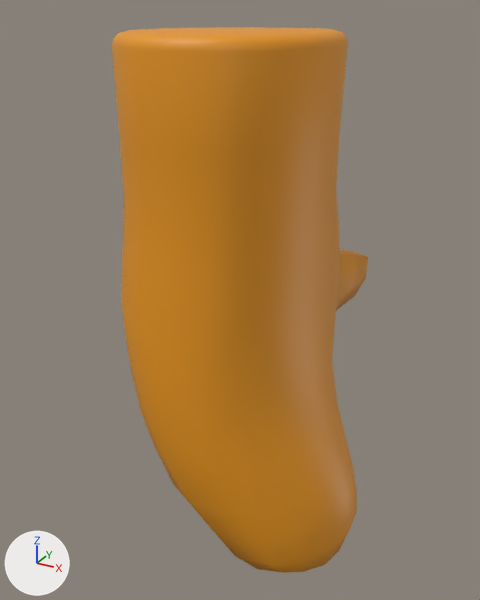
A saved change to the FBX model Assets/_GameFolder/Models/Glove/GloveMannequin.fbx.
Both versions are drawn from a camera (50 mm lens) standing at (1.64, -3.26, 3.46) and looking at (-0.27, 0.23, 1.72). The axes (+X, +Y, +Z) are drawn at lower left. The lights are the same throughout.

The first picture shows 'GloveMannequin'.
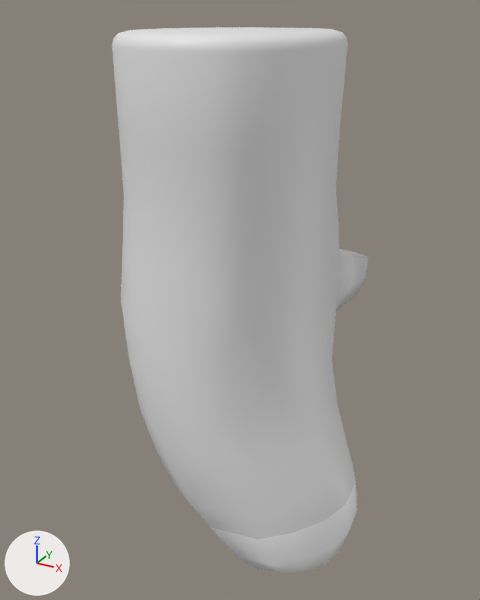
What changed in the scene script:
```text
Add mat_glove_04:
    mat_glove_04 = principled_material('Glove-04')
    mat_glove_04.base_color = (0.8, 0.8, 0.8)  # white #e7e7e7
Add mat_glove_10:
    mat_glove_10 = principled_material('Glove-10')
    mat_glove_10.base_color = (0.8, 0.8, 0.8)  # white #e7e7e7
Add mat_glove_05:
    mat_glove_05 = principled_material('Glove-05')
    mat_glove_05.base_color = (0.8, 0.8, 0.8)  # white #e7e7e7
Add mat_glove_01:
    mat_glove_01 = principled_material('Glove-01')
    mat_glove_01.base_color = (1.0, 1.0, 1.0)  # white #ffffff
Add mat_glove_08:
    mat_glove_08 = principled_material('Glove-08')
    mat_glove_08.base_color = (0.8, 0.8, 0.8)  # white #e7e7e7
Add mat_glove_03:
    mat_glove_03 = principled_material('Glove-03')
    mat_glove_03.base_color = (0.8, 0.8, 0.8)  # white #e7e7e7
Add mat_glove_09:
    mat_glove_09 = principled_material('Glove-09')
    mat_glove_09.base_color = (0.8, 0.8, 0.8)  # white #e7e7e7
Add mat_glove_11:
    mat_glove_11 = principled_material('Glove-11')
    mat_glove_11.base_color = (0.8, 0.8, 0.8)  # white #e7e7e7
Add mat_glove_02:
    mat_glove_02 = principled_material('Glove-02')
    mat_glove_02.base_color = (1.0, 1.0, 1.0)  # white #ffffff
Add mat_glove_06:
    mat_glove_06 = principled_material('Glove-06')
    mat_glove_06.base_color = (0.8, 0.8, 0.8)  # white #e7e7e7
Add mat_glove_07:
    mat_glove_07 = principled_material('Glove-07')
    mat_glove_07.base_color = (0.8, 0.8, 0.8)  # white #e7e7e7
Change me_mesh_036:
    where me_mesh_036.from_pydata(...)  # 282 vertices, 273 faces; spans x -0.84..0.67, y -0.74..1.46, z 0.19..3.35
    used by ob_glovemannequin; location = (0.0, 0.0, 0.0)
    me_mesh_036 part 1: all 26 faces centred in x 0.04..0.63, y -0.55..0.67, z 0.21..0.41 switch from mat_glove_001 (orange #e79614) to mat_glove_01 (white #ffffff)
    me_mesh_036 part 2: all 18 faces centred in x -0.25..0.65, y -0.6..0.69, z 0.55 switch from mat_glove_001 (orange #e79614) to mat_glove_02 (white #ffffff)
    me_mesh_036 part 3: all 18 faces centred in x -0.46..0.61, y -0.65..0.71, z 0.74 switch from mat_glove_001 (orange #e79614) to mat_glove_03 (white #e7e7e7)
    me_mesh_036 part 4: all 18 faces centred in x -0.6..0.53, y -0.69..0.75, z 0.95 switch from mat_glove_001 (orange #e79614) to mat_glove_04 (white #e7e7e7)
    me_mesh_036 part 5: all 18 faces centred in x -0.7..0.44, y -0.71..0.82, z 1.2 switch from mat_glove_001 (orange #e79614) to mat_glove_05 (white #e7e7e7)
    me_mesh_036 part 6: all 24 faces centred in x -0.77..0.36, y -0.71..1.39, z 1.35..1.48 switch from mat_glove_001 (orange #e79614) to mat_glove_06 (white #e7e7e7)
    me_mesh_036 part 7: all 24 faces centred in x -0.81..0.33, y -0.7..1.42, z 1.64..1.85 switch from mat_glove_001 (orange #e79614) to mat_glove_07 (white #e7e7e7)
    me_mesh_036 part 8: all 18 faces centred in x -0.81..0.32, y -0.67..0.84, z 2.04..2.05 switch from mat_glove_001 (orange #e79614) to mat_glove_08 (white #e7e7e7)
    me_mesh_036 part 9: all 18 faces centred in x -0.8..0.33, y -0.64..0.74, z 2.36 switch from mat_glove_001 (orange #e79614) to mat_glove_09 (white #e7e7e7)
    me_mesh_036 part 10: all 18 faces centred in x -0.79..0.34, y -0.62..0.68, z 2.67 switch from mat_glove_001 (orange #e79614) to mat_glove_10 (white #e7e7e7)
    me_mesh_036 part 11: all 73 faces centred in x -0.78..0.36, y -0.63..0.66, z 3.06..3.35 switch from mat_glove_001 (orange #e79614) to mat_glove_11 (white #e7e7e7)
```

Boxes [x1, y1, x2, y2] around the edits, measured in the pictures (480 x 600 px):
part 1 of me_mesh_036, recoloured: [236, 531, 349, 573] in both
part 2 of me_mesh_036, recoloured: [210, 469, 357, 567] in both
part 3 of me_mesh_036, recoloured: [179, 444, 354, 539] in both
part 4 of me_mesh_036, recoloured: [154, 405, 348, 514] in both
part 5 of me_mesh_036, recoloured: [141, 364, 338, 475] in both
part 6 of me_mesh_036, recoloured: [130, 278, 366, 437] in both
part 7 of me_mesh_036, recoloured (orange to white): [121, 249, 368, 390] in both
part 8 of me_mesh_036, recoloured (orange to white): [121, 228, 340, 341] in both
part 9 of me_mesh_036, recoloured (orange to white): [122, 188, 339, 280] in both
part 10 of me_mesh_036, recoloured: [119, 131, 340, 221] in both
part 11 of me_mesh_036, recoloured (orange to white): [112, 27, 348, 154] in both
